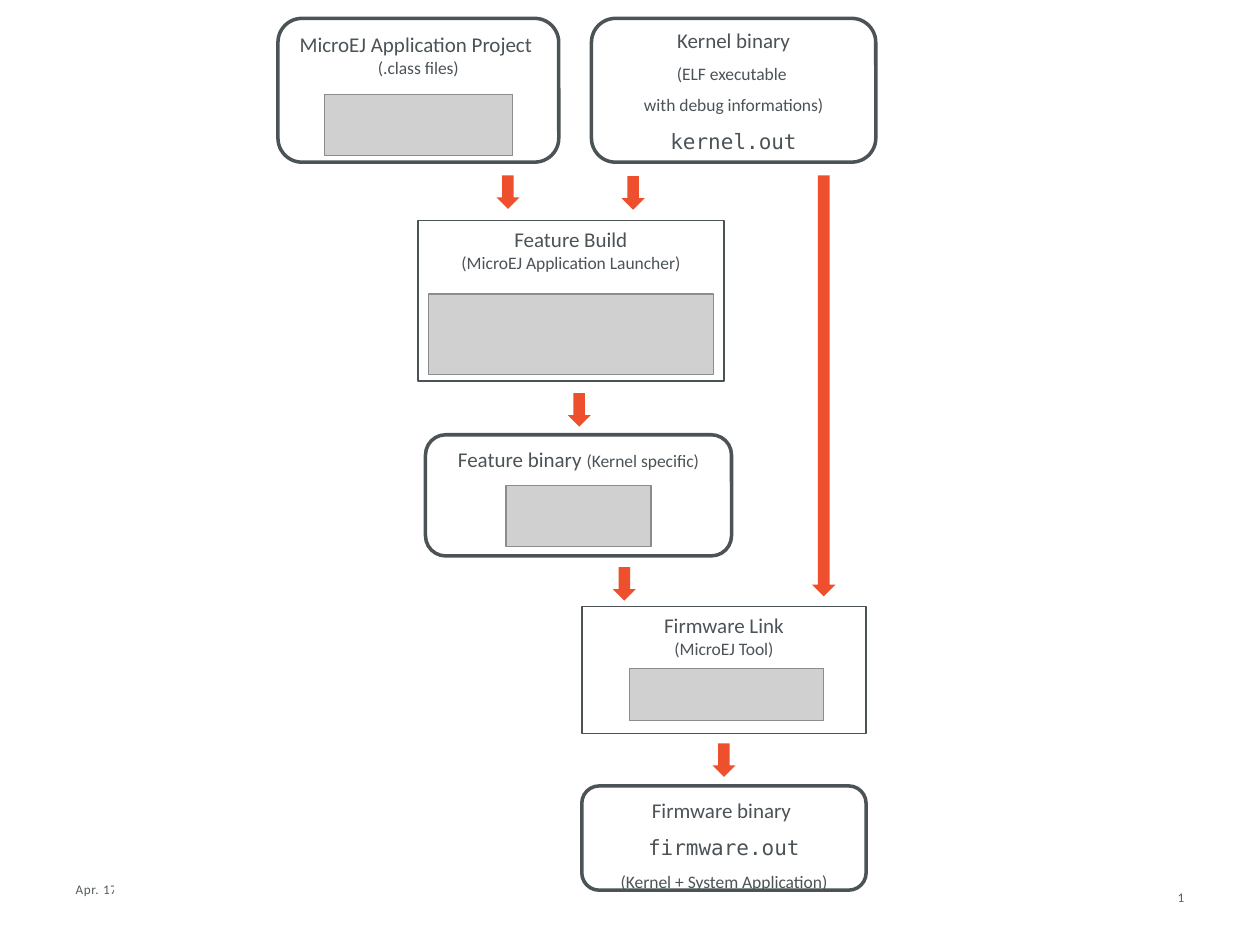
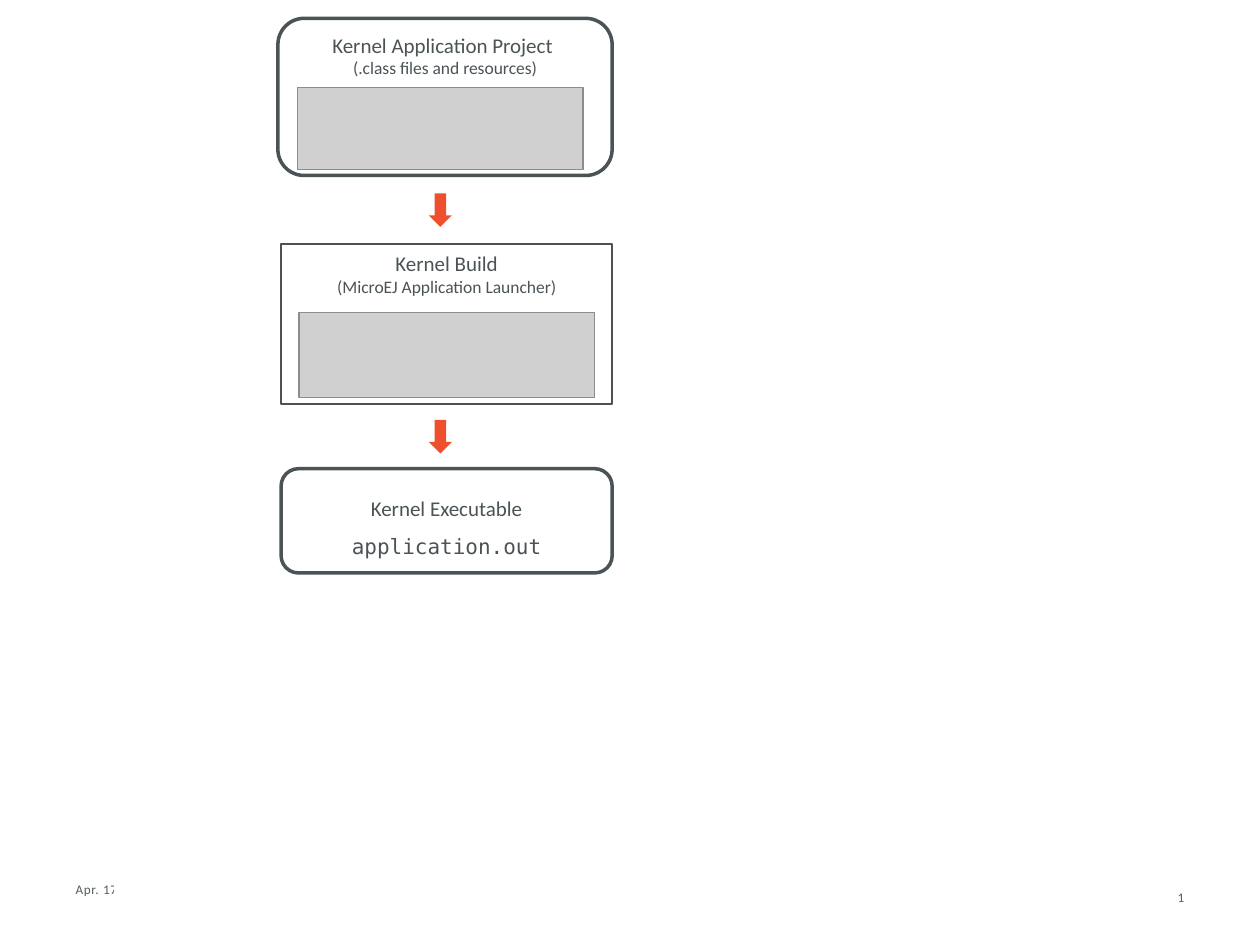
Before and after one commit to MicroEJ/docs, a slide deck: slide 1 of KernelDeveloperGuide/pptx/build_flow_zoom_workspace.pptx. Drawn at 1260x945 pixels with LibreOffice and Linux fonts; fonts in the diff are those of the drawing; grey boxes stand for pictures. Boxes give left, top, right and bottom in pixels: in the first picture for what was removed or moved away, otherwise in the second. Text is boxed around its words. In the diff, an @@ line names an element or a change of style, - is before the commit and + after.

Commit message:
Remove System Applications
System Applications built by the SDK are never used and removed from
Architecture 8.
Replaced by pre-installed Applications, especially in the Virtual
Device.

Also full update of Kernel Overview & Kernel creation pages (flow of
schematics, glossary).

```diff
--- a/KernelDeveloperGuide/pptx/build_flow_zoom_workspace.pptx
+++ b/KernelDeveloperGuide/pptx/build_flow_zoom_workspace.pptx
@@ rounded rectangle "Kernel Application Project": place and size @@
-rounded rectangle "Kernel Application Project" at (278,19,559,163)
+rounded rectangle "Kernel Application Project" at (278,19,612,176)
@@ rounded rectangle removed at (591,19,876,163) @@
-Kernel binary
-(ELF executable
-with debug informations)
-kernel.out
@@ text in rounded rectangle at (332,38,552,76): text changed; size 12 to 10 pt @@
-MicroEJ Application Project
-(.class files)
+Kernel Application Project
+(.class files and resources)
@@ picture added at (297,87,583,169) @@
@@ picture removed at (325,94,513,155) @@
@@ down arrow removed at (621,176,644,210) @@
@@ down arrow removed at (811,175,835,596) @@
@@ down arrow: place and size @@
-down arrow at (496,175,519,209)
+down arrow at (428,193,451,227)
@@ rounded rectangle "Kernel Build": place and size @@
-rounded rectangle "Kernel Build" at (418,220,724,381)
+rounded rectangle "Kernel Build" at (281,244,612,404)
@@ text in rounded rectangle at (395,256,498,271): text changed @@
-Feature Build
+Kernel Build
@@ picture removed at (428,294,713,374) @@
@@ picture added at (299,312,593,398) @@
@@ rounded rectangle removed at (426,435,732,556) @@
-Feature binary (Kernel specific)
@@ down arrow: place and size @@
-down arrow at (568,393,591,427)
+down arrow at (428,420,451,454)
@@ rounded rectangle "Kernel Executable": place and size @@
-rounded rectangle "Kernel Executable" at (582,786,867,891)
+rounded rectangle "Kernel Executable" at (281,469,612,573)
@@ text in rounded rectangle at (352,501,541,559): text changed @@
-Firmware binary
-firmware.out
-(Kernel + System Application)
+Kernel Executable
+application.out
@@ picture removed at (507,485,651,546) @@
@@ down arrow removed at (612,567,635,601) @@
@@ rounded rectangle removed at (582,606,867,733) @@
-Firmware Link
-(MicroEJ Tool)
@@ picture removed at (630,669,824,721) @@
@@ down arrow removed at (712,743,735,777) @@
```
Also in this commit, not shown: 19 other files.
